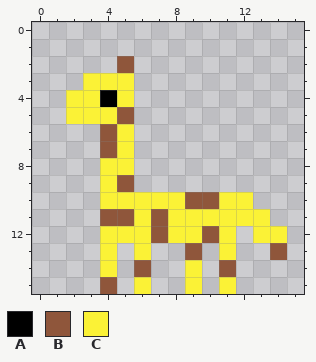
Two states of a pixel-art file, artwork/fran/giraf.aseprite. That is the earlier state.
16x16 pixels, 1 frame.
Palette (. is transparent): A #000000  B #8f563b  C #fbf236
Pixels before, first column x 2:
 2 ...B.........
 3 .CCC.........
 4 CCAC.........
 5 CCCB.........
 6 ..BC.........
 7 ..BC.........
 8 ..CC.........
 9 ..CB.........
10 ..CCCCCBBCC..
11 ..BBCBCCCCCC.
12 ..CCCBCCBC.CC
13 ..C.C..B.C..B
14 ..C.B..C.B...
15 ..B.C..C.C...
New version:
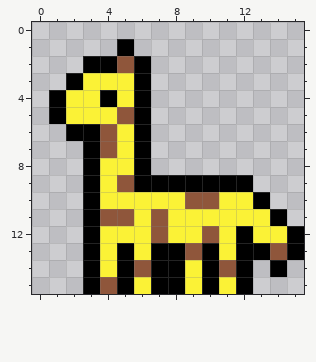
From old to new:
{"y":1,"x":5,"old":".","new":"A"}
{"y":2,"x":3,"old":"..","new":"AA"}
{"y":2,"x":6,"old":".","new":"A"}
{"y":3,"x":2,"old":".","new":"A"}
{"y":3,"x":6,"old":".","new":"A"}
{"y":4,"x":1,"old":".","new":"A"}
{"y":4,"x":6,"old":".","new":"A"}
{"y":5,"x":1,"old":".","new":"A"}
{"y":5,"x":6,"old":".","new":"A"}
{"y":6,"x":2,"old":"..","new":"AA"}
{"y":6,"x":6,"old":".","new":"A"}
{"y":7,"x":3,"old":".","new":"A"}
{"y":7,"x":6,"old":".","new":"A"}
{"y":8,"x":3,"old":".","new":"A"}
{"y":8,"x":6,"old":".","new":"A"}
{"y":9,"x":3,"old":".","new":"A"}
{"y":9,"x":6,"old":".......","new":"AAAAAAA"}
{"y":10,"x":3,"old":".","new":"A"}
{"y":10,"x":13,"old":".","new":"A"}
{"y":11,"x":3,"old":".","new":"A"}
{"y":11,"x":14,"old":".","new":"A"}
{"y":12,"x":3,"old":".","new":"A"}
{"y":12,"x":12,"old":".","new":"A"}
{"y":12,"x":15,"old":".","new":"A"}
{"y":13,"x":3,"old":".","new":"A"}
{"y":13,"x":5,"old":".","new":"A"}
{"y":13,"x":7,"old":"..","new":"AA"}
{"y":13,"x":10,"old":".","new":"A"}
{"y":13,"x":12,"old":"..","new":"AA"}
{"y":13,"x":15,"old":".","new":"A"}
{"y":14,"x":3,"old":".","new":"A"}
{"y":14,"x":5,"old":".","new":"A"}
{"y":14,"x":7,"old":"..","new":"AA"}
{"y":14,"x":10,"old":".","new":"A"}
{"y":14,"x":12,"old":".","new":"A"}
{"y":14,"x":14,"old":".","new":"A"}
{"y":15,"x":3,"old":".","new":"A"}
{"y":15,"x":5,"old":".","new":"A"}
{"y":15,"x":7,"old":"..","new":"AA"}
{"y":15,"x":10,"old":".","new":"A"}
{"y":15,"x":12,"old":".","new":"A"}
